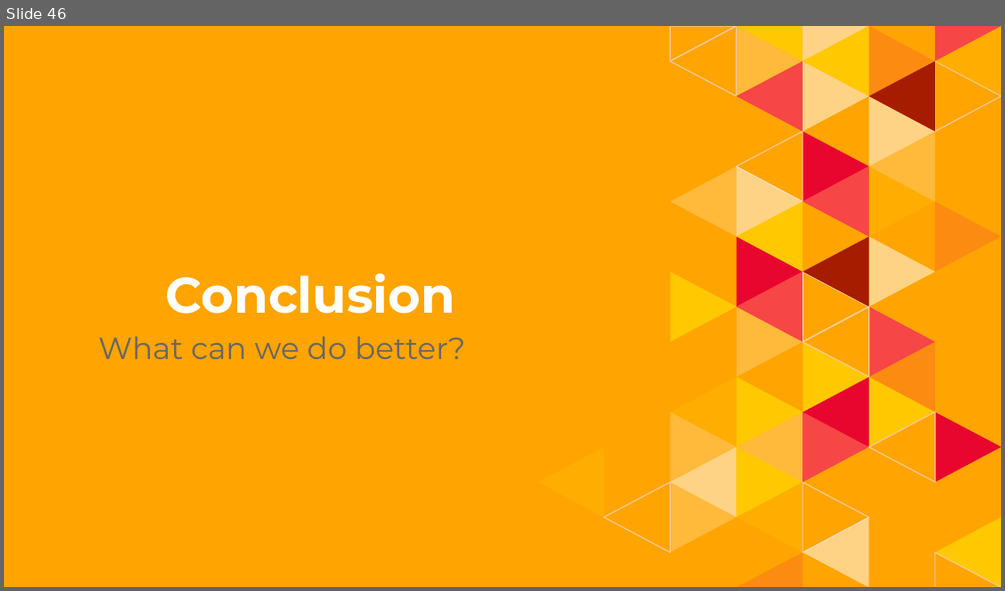
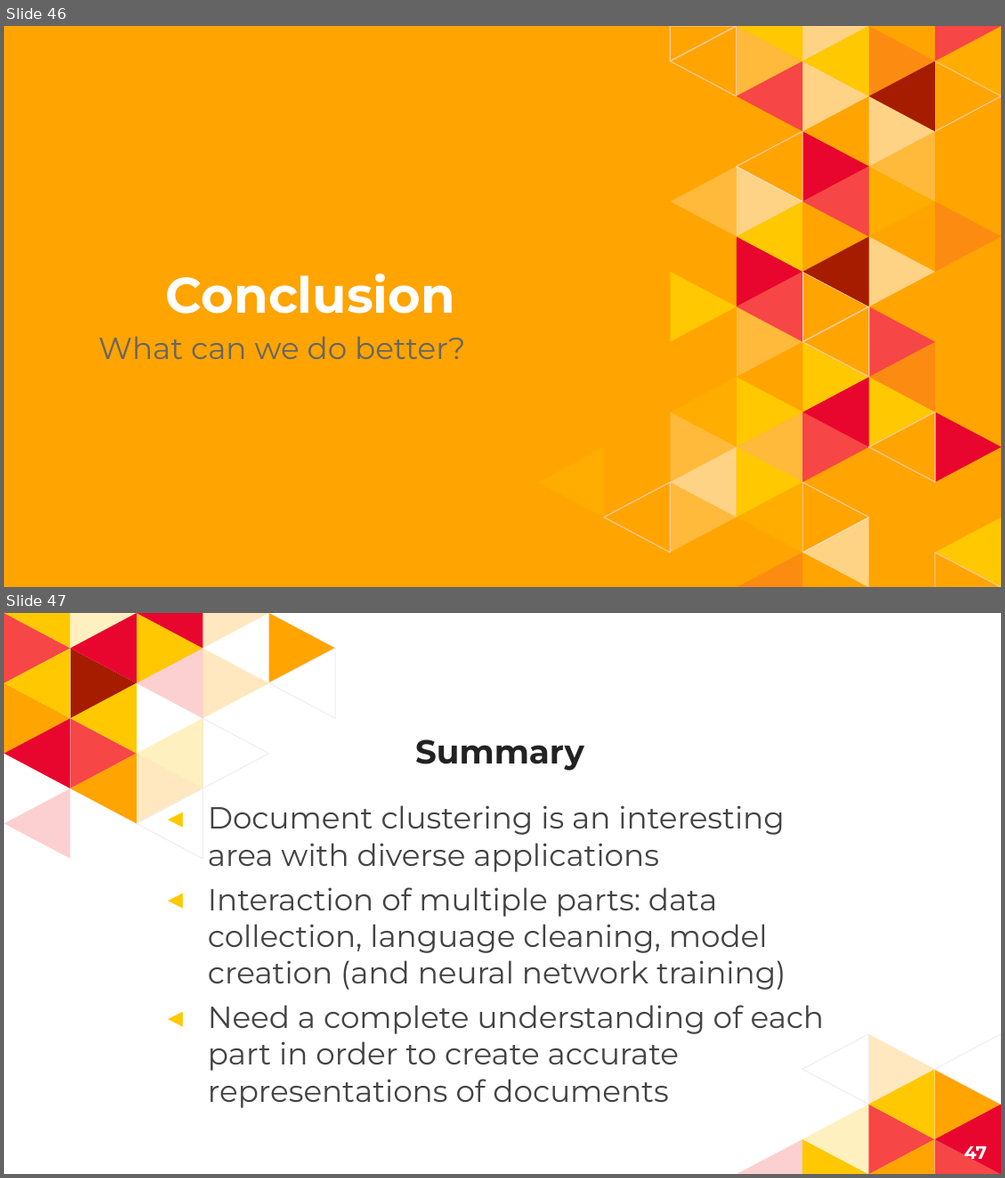
Before and after one commit to jonwiseman/DS300, a slide deck: Docs/Wiseman Final Project Presentation.pptx. Shown one above the other, each under a label of ours: slide 46 before the commit, slides 46 and 47 after it. The pictures are 1005x591 and 1005x1178 pixels, drawn with LibreOffice and Linux fonts; fonts in the diff are those of the drawing. Boxes give left, top, right and bottom in pixels: in the first picture for what was removed or moved away, otherwise in the second. Text is boxed around its words. In the diff, an @@ line names an element or a change of style, - is before the commit and + after.

```diff
--- a/Docs/Wiseman Final Project Presentation.pptx
+++ b/Docs/Wiseman Final Project Presentation.pptx
@@ slide 47 added at <box>4,613,1001,1174</box>, background #FFFFFF @@
@@ group added at <box>4,613,335,859</box>: 23 freeform shapes @@
@@ title added at <box>415,739,584,771</box>, 24 pt, text #222222, bold @@
+Summary
@@ text added at <box>208,805,824,1108</box>, 22 pt, text #434343 @@
+◂ Document clustering is an interesting area with diverse applications
+◂ Interaction of multiple parts: data collection, language cleaning, model creation (and neural network training)
+◂ Need a complete understanding of each part in order to create accurate representations of documents
@@ group added at <box>736,1034,1001,1174</box>: 12 freeform shapes @@
@@ page number added at <box>964,1146,987,1165</box>, 13 pt, text #FFFFFF, bold @@
+47
```
Also in this commit, not shown: 1 slide changed, 7 other slides added.
